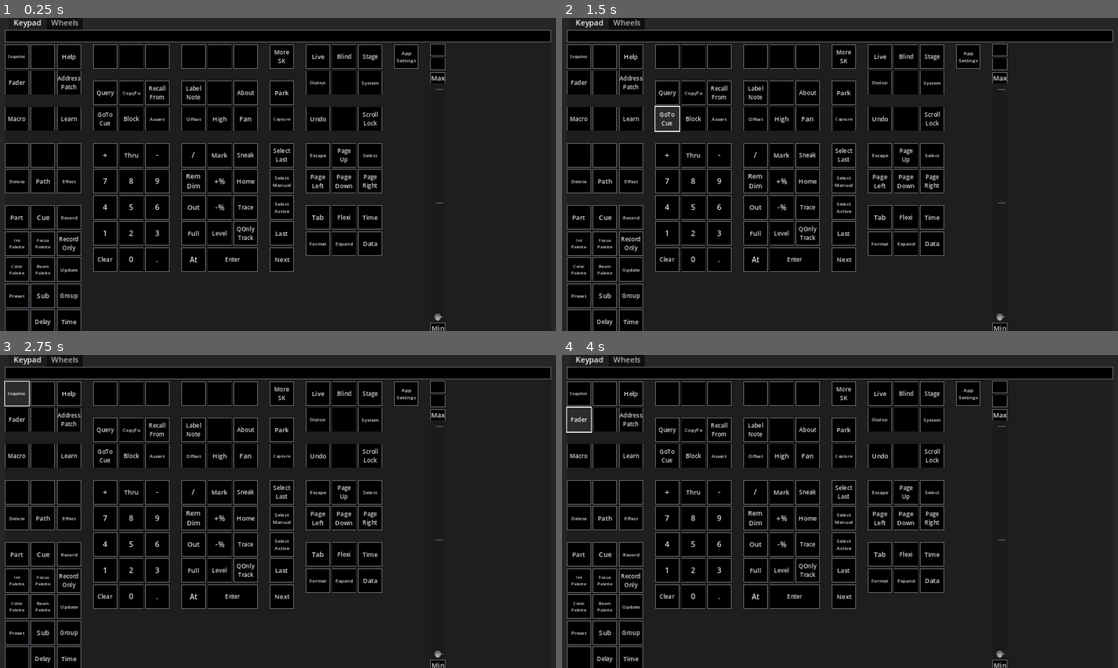
Above: before the commit, frames 1-4 (two rows, left to right).
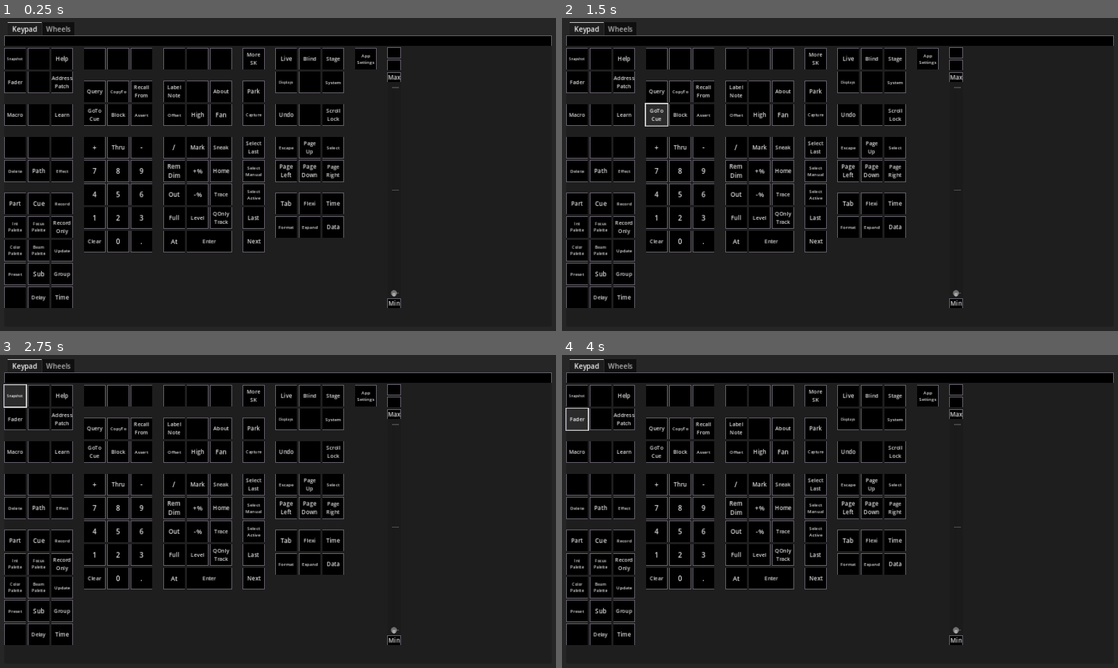
Above: after the commit, the same moments.

Repository: CoffeeCoder1/etc-eos-remote
Game: Godot game, scene res://scenes/main/main.tscn
Two runs of this game, one before a commit and one after it. Both use one fixed random seed, a clock stepped at 60 frames per second and the inputs below.
Inputs (mouse positions are in pixels of both pictures, inside the frame that each line leads up to):
- Up to frame 1 (0.25 s): no input
- Up to frame 2 (1.5 s): click "GoTo Cue" at 0.5 s; click "GoTo Cue" at 1.25 s
- Up to frame 3 (2.75 s): click "Snapshot" at 2 s
- Up to frame 4 (4 s): click (606, 392) at 2.77 s; click "Fader" at 3.5 s

The runs differ from the first frame. In frame 1, 32% of the frame differs, in the area x 0-100%, y 0-100%; in frame 2, 32%; in frame 3, 32%; in frame 4, 32%.

Commit message:
Increase the window size

Diff:
--- a/project.godot
+++ b/project.godot
@@ -21,6 +21,8 @@
 
 [display]
 
+window/size/viewport_width=1280
+window/size/viewport_height=720
 window/stretch/mode="canvas_items"
 window/stretch/aspect="expand"
 
